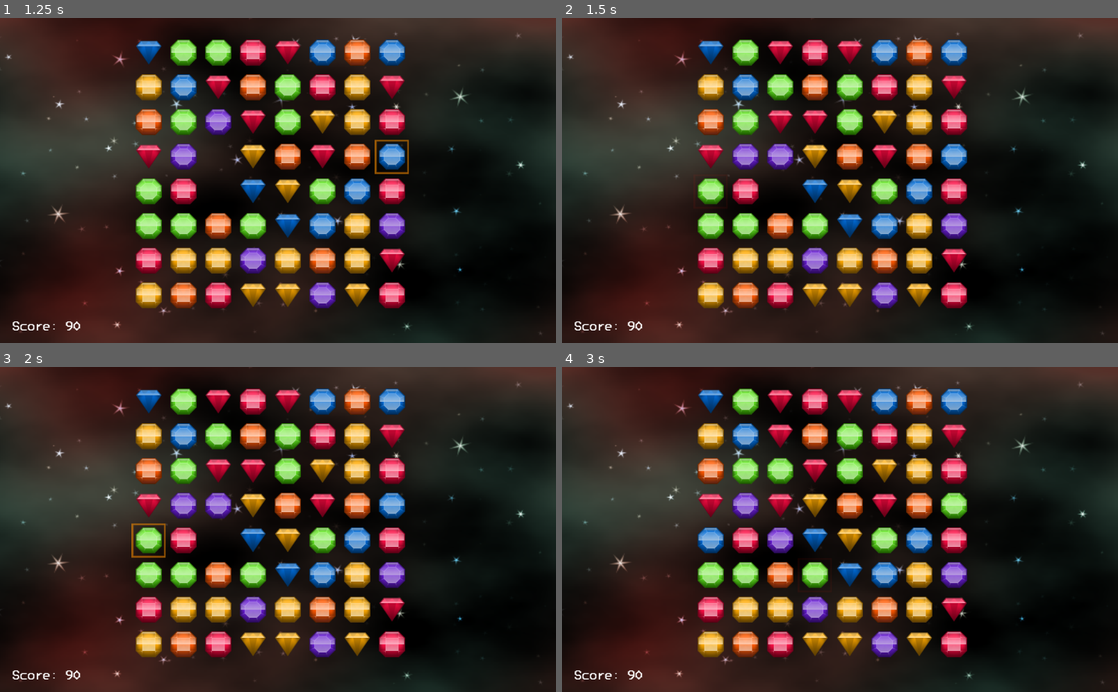
Above: before the commit, frames 1-4 (two rows, left to right).
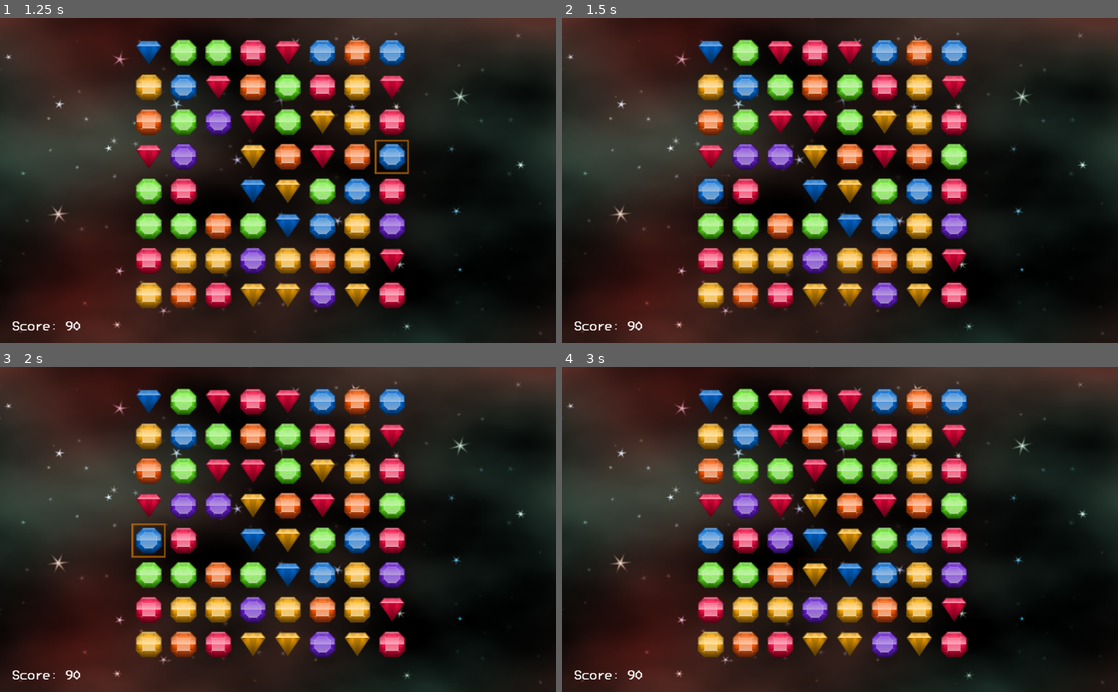
Above: after the commit, the same moments.

Repository: imekon/match-3-godot
Game: Godot game, scene res://scenes/Main.tscn
Two runs of this game, one before a commit and one after it. Both use one fixed random seed, a clock stepped at 60 frames per second and the inputs below.
Inputs (mouse positions are in pixels of both pictures, inside the frame that each line leads up to):
- Up to frame 1 (1.25 s): tap Enter at 0.5 s; move the mouse to (400, 164) at 0.52 s; click (400, 164) at 0.67 s
- Up to frame 2 (1.5 s): move the mouse to (728, 196) at 1.27 s; click (728, 196) at 1.42 s
- Up to frame 3 (2 s): no input
- Up to frame 4 (3 s): move the mouse to (895, 458) at 2.02 s; click (895, 458) at 2.17 s; move the mouse to (812, 594) at 2.77 s; click (812, 594) at 2.92 s

Frame 1 is identical in both runs. In frame 2, 0.6% of the frame differs, in the area x 24-73%, y 38-58%; in frame 3, 0.6%; in frame 4, 0.7%, in the area x 43-61%, y 27-68%.

Commit message:
got swap to visualise
but no swap back

Diff:
--- a/scripts/Main.gd
+++ b/scripts/Main.gd
@@ -168,34 +168,40 @@
 		score += scores[item]
 
 	func swap_items():
+		if first.x == -1 || first.y == -1 || second.x == -1 || second.y == -1:
+			return false
+
 		var item1 = map[first.y][first.x]
 		var item2 = map[second.y][second.x]
 		map[first.y][first.x] = item2
 		map[second.y][second.x] = item1
 		set_state_idle()
+		return true
 
 	func set_state_first(x, y):
 		state = LEVEL_STATE.FirstClick
 		first = Vector2(x, y)
+		return false
 
 	func set_state_second(x, y):
 		state = LEVEL_STATE.SecondClick
 		second = Vector2(x, y)
-		swap_items()
+		return swap_items()
 
 	func set_state_idle():
 		state = LEVEL_STATE.Idle
 		first = Vector2(-1, -1)
 		second = Vector2(-1, -1)
+		return false
 
 	func click(x, y):
 		match state:
 			LEVEL_STATE.Idle:
-				set_state_first(x, y)
+				return set_state_first(x, y)
 			LEVEL_STATE.FirstClick:
-				set_state_second(x, y)
+				return set_state_second(x, y)
 			LEVEL_STATE.SecondClick:
-				set_state_idle()
+				return set_state_idle()
 
 func get_item_location(x, y):
 	return Vector2(x * 64 + LEFT_MARGIN, y * 64 + TOP_MARGIN)
@@ -268,7 +274,8 @@
 		var x: int = (event.position.x - LEFT_MARGIN) / 64
 		var y: int = (event.position.y - TOP_MARGIN) / 64
 		cursor_on(x, y)
-		level.click(x, y)
+		if level.click(x, y):
+			update()
 
 	if Input.is_action_pressed("ui_reset"):
 		level.initialise()
